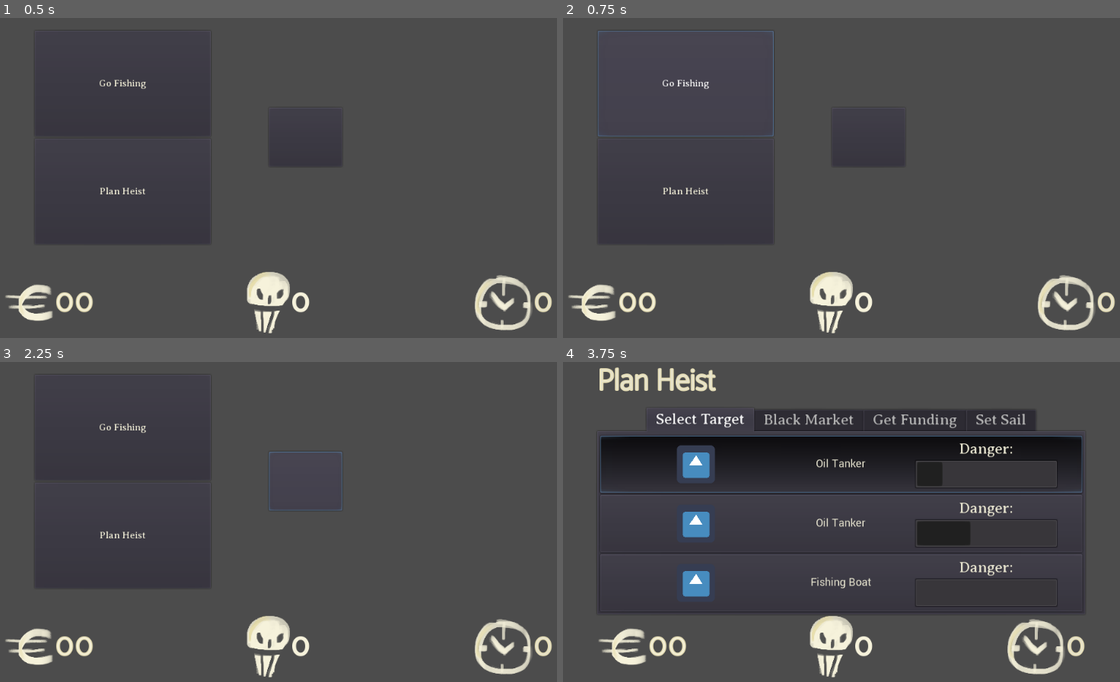
Above: before the commit, frames 1-4 (two rows, left to right).
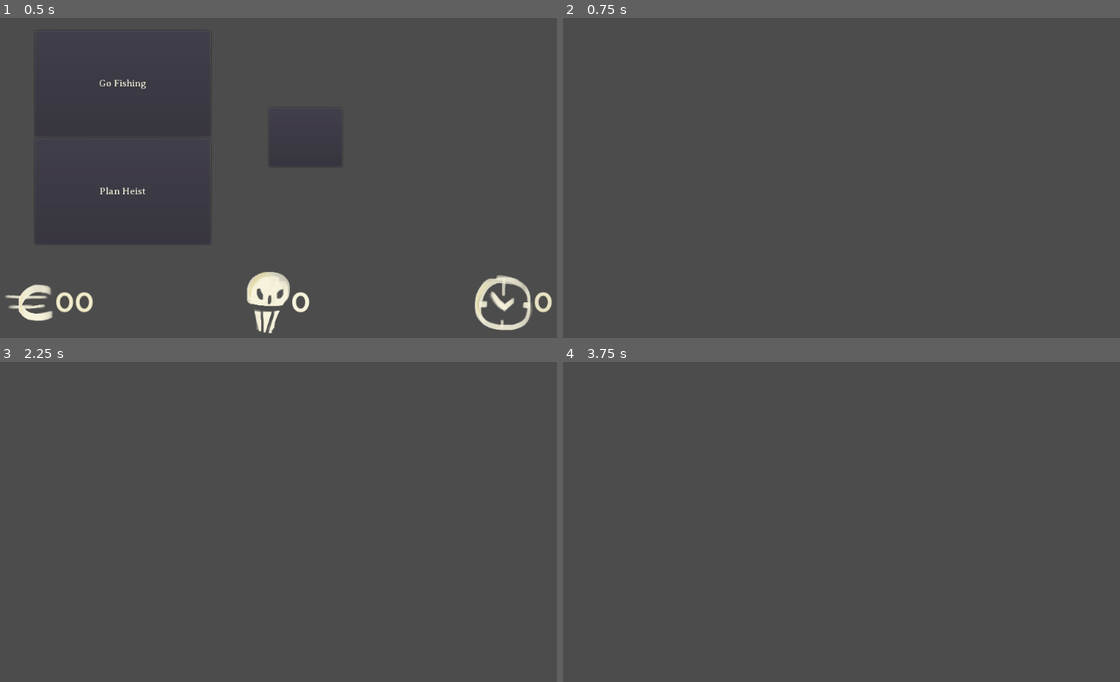
Above: after the commit, the same moments.

Repository: maksutheam/Bird-rates
Game: Godot game, scene res://Main.tscn
The game is run twice, just before and just after one commit, with the same random seed, the same clock (stepped at 60 frames per second) and the same inputs. The project has no main scene, so this scene is started directly. The engine's default icon, where the game draws it, is replaced by a stand-in: a white triangle on a blue panel in a dark square.
Inputs (mouse positions are in pixels of both pictures, inside the frame that each line leads up to):
- Up to frame 1 (0.5 s): no input
- Up to frame 2 (0.75 s): click "Go Fishing" at 0.5 s
- Up to frame 3 (2.25 s): click (122, 426) at 1.25 s, where only the run before the commit has a clickable "Go Fishing"; click (306, 480) at 2.02 s
- Up to frame 4 (3.75 s): click (685, 534) at 2.75 s, where only the run before the commit has a clickable "Plan Heist"; click (841, 464) at 3.5 s, where only the run before the commit has a clickable "Select a target before settin…"

Frame 1 is identical in both runs. In frame 2, 2.9% of the frame differs, in the area x 0-100%, y 4-99%; in frame 3, 2.7%; in frame 4, 24%, in the area x 6-94%, y 1-99%.

Commit message:
stuff lmao

Diff:
--- a/Ocean/Main.gd
+++ b/Ocean/Main.gd
@@ -5,13 +5,14 @@
 onready var fishing_button = $UI/PortHUD/Buttons/FishButton
 
 export(PackedScene) var plan_heist
+export(PackedScene) var fishing
 
 # Called when the node enters the scene tree for the first time.
 func _ready():
 	pass
 
 func _on_FishButton_pressed():
-	pass
+	get_tree().change_scene_to(fishing)
 
 func _on_HeistButton_pressed():
 	get_tree().change_scene_to(plan_heist)
--- a/Ocean/Main.tscn
+++ b/Ocean/Main.tscn
@@ -1,13 +1,15 @@
-[gd_scene load_steps=5 format=2]
+[gd_scene load_steps=6 format=2]
 
 [ext_resource path="res://Main.gd" type="Script" id=1]
 [ext_resource path="res://cool_theme.tres" type="Theme" id=2]
 [ext_resource path="res://MainUI.tscn" type="PackedScene" id=3]
 [ext_resource path="res://HeistPlan.tscn" type="PackedScene" id=4]
+[ext_resource path="res://Fishing.tscn" type="PackedScene" id=5]
 
 [node name="Port" type="Node2D"]
 script = ExtResource( 1 )
 plan_heist = ExtResource( 4 )
+fishing = ExtResource( 5 )
 
 [node name="UI" type="CanvasLayer" parent="."]
 layer = 2
--- a/Ocean/Negotiation.gd
+++ b/Ocean/Negotiation.gd
@@ -18,7 +18,7 @@
 onready var patience = $Offeree/HBoxContainer/Portrait/Patience/PatienceBar
 
 var player_offer_percent := 0
-var player_investment := 0
+var player_investment: int = 0
 
 var min_share := 0 #min % the investor is fine with getting
 var max_investment := 0 # max € the investor can give to the player
@@ -28,6 +28,7 @@
 var max_ransom := 0 #max € the ship owner can give to the player when holding for ransom
 
 var max_patience := 3 #how much the player can ask before they give up
+
 
 enum States {INVEST, NEGOTITATE, HOSTAGE}
 export var current_state: int
@@ -85,27 +86,32 @@
 			patience.visible = true
 			budget_label.text = "I need this much:"
 			share_comment.text = "I'll give you this % of the loot:"
+			dialog = "So, which ship are you boarding exactly?"
 		1:#Negotiate
 			budget.visible = false
 			share.visible = true
 			back_button.visible = true
 			patience.visible = true
 			share_comment.text = "Hand over this % of the loot, and nobody gets hurt:"
+			dialog = "How much to leave us alone?"
 		2:#Hostage
 			budget.visible = true
 			share.visible = false
 			back_button.visible = true
 			patience.visible = false
 			budget_label.text = "Give me this much € and you get your boat and crew back:"
+			dialog = "How much for you to give my crew back?"
 
 
 func calculate_offers():
-	pass
+	min_share = (randi() % 50 + 1) - (global.crnt_target_danger * 2) #int from 1 to 50 minus danger
+	max_investment = (global.crnt_target_danger + 9)
+	max_robbery = (global.crnt_target_danger + global.danger)
 
 
 func _on_OfferButton_pressed():
 	player_offer_percent = share_bar.value
-	player_investment = budget_amount
+	player_investment = budget_amount.value
 	if current_state == 3:
 		global.food -= global.allies
 	check_offer()
--- a/Ocean/Negotiation.tscn
+++ b/Ocean/Negotiation.tscn
@@ -71,6 +71,7 @@
 size_flags_horizontal = 14
 size_flags_vertical = 3
 min_value = 1.0
+max_value = 99.0
 value = 1.0
 align = 1
 suffix = "00"
--- /dev/null
+++ b/Ocean/ResultsScreen.tscn
@@ -0,0 +1,3 @@
+[gd_scene format=2]
+
+[node name="ResultsScreen" type="Node2D"]
--- a/Ocean/Sea.tscn
+++ b/Ocean/Sea.tscn
@@ -15,6 +15,7 @@
 [ext_resource path="res://BattleScreen.gd" type="Script" id=13]
 [ext_resource path="res://SeaUI.gd" type="Script" id=14]
 [ext_resource path="res://SelectedTarget.tscn" type="PackedScene" id=15]
+[ext_resource path="res://ResultsScreen.tscn" type="PackedScene" id=16]
 
 [node name="Sea" type="Node2D"]
 
@@ -119,6 +120,7 @@
 __meta__ = {
 "_edit_use_anchors_": false
 }
+results = ExtResource( 16 )
 
 [node name="Negotiation" parent="SeaUI" instance=ExtResource( 9 )]
 visible = false
@@ -184,27 +186,27 @@
 
 [node name="Fighters" type="HBoxContainer" parent="SeaUI/BattleScreen"]
 margin_right = 905.0
-margin_bottom = 312.0
+margin_bottom = 341.0
 size_flags_vertical = 3
 
 [node name="Player" parent="SeaUI/BattleScreen/Fighters" instance=ExtResource( 10 )]
-margin_bottom = 312.0
+margin_bottom = 341.0
 
 [node name="Container" type="CenterContainer" parent="SeaUI/BattleScreen/Fighters"]
 margin_left = 303.0
 margin_right = 602.0
-margin_bottom = 312.0
+margin_bottom = 341.0
 size_flags_horizontal = 3
 
 [node name="Enemy" parent="SeaUI/BattleScreen/Fighters" instance=ExtResource( 10 )]
 margin_left = 606.0
 margin_right = 905.0
-margin_bottom = 312.0
+margin_bottom = 341.0
 color = Color( 0.0705882, 0.176471, 0.329412, 1 )
 is_player = false
 
 [node name="Buttons" type="VBoxContainer" parent="SeaUI/BattleScreen"]
-margin_top = 316.0
+margin_top = 345.0
 margin_right = 905.0
 margin_bottom = 485.0
 size_flags_horizontal = 3
@@ -254,19 +256,15 @@
 margin_top = 86.0
 margin_right = 905.0
 margin_bottom = 111.0
+size_flags_vertical = 3
 text = "Fight"
 
 [node name="NegotiateButton" type="Button" parent="SeaUI/BattleScreen/Buttons"]
 margin_top = 115.0
 margin_right = 905.0
 margin_bottom = 140.0
+size_flags_vertical = 3
 text = "Negotiate"
-
-[node name="LeaveButton" type="Button" parent="SeaUI/BattleScreen/Buttons"]
-margin_top = 144.0
-margin_right = 905.0
-margin_bottom = 169.0
-text = "Leave"
 
 [node name="SelectedTarget" parent="SeaUI/BattleScreen" instance=ExtResource( 15 )]
 
--- a/Ocean/SeaUI.gd
+++ b/Ocean/SeaUI.gd
@@ -4,8 +4,8 @@
 onready var negotiation = $Negotiation
 onready var battle = $BattleScreen
 onready var battle_won = $BattleWonScreen
-onready var target_ship = $TargetShip
 
+export(PackedScene) var results
 
 
 func _ready():
@@ -38,7 +38,7 @@
 
 
 func _on_Loot_pressed():
-	pass # Replace with function body.
+	get_tree().change_scene_to(results)
 
 
 func _on_Ransom_pressed():
--- a/Ocean/SelectedTarget.tscn
+++ b/Ocean/SelectedTarget.tscn
@@ -1,6 +1,3 @@
-[gd_scene load_steps=2 format=2]
-
-[ext_resource path="res://SelectedTarget.gd" type="Script" id=1]
+[gd_scene format=2]
 
 [node name="SelectedTarget" type="Node"]
-script = ExtResource( 1 )
--- a/Ocean/TargetButton.gd
+++ b/Ocean/TargetButton.gd
@@ -6,15 +6,13 @@
 onready var target_danger_bar = $HBoxContainer/VBoxContainer/DangerBar
 onready var select_ship = $SelectShip
 onready var target = $TargetShip
-onready var selected_target = $SelectedTarget
 
 export var show_current_target := false
 
 func _ready():
 	if show_current_target:
-		if selected_target.target == null:
-			target_info_container.hide()
-			select_ship.show()
+		target_info_container.hide()
+		select_ship.show()
 	else:
 		target.make_new_target()
 		target_name_label.text = target.ship_type
@@ -22,13 +20,15 @@
 
 func _process(delta):
 	# Updates when player selects target
-	if not selected_target.target == null and show_current_target:
+	if show_current_target and global.target_selected:
 		select_ship.hide()
 		target_info_container.show()
-		target_name_label.text = selected_target.target.ship_type
-		target_danger_bar.value = selected_target.target.danger
+		target_name_label.text = global.crnt_target_name
+		target_danger_bar.value = global.crnt_target_danger
 
 func _on_TargetButton_pressed():
-	selected_target.set_target(target)
-	print_debug(selected_target.target)
-	print_debug(selected_target.target.danger)
+	global.target_selected = true
+	global.crnt_target_danger = target.danger
+	global.crnt_target_name = target.ship_type
+	print_debug(global.crnt_target_name)
+	print_debug(global.crnt_target_danger)
--- a/Ocean/TargetButton.tscn
+++ b/Ocean/TargetButton.tscn
@@ -6,7 +6,6 @@
 [ext_resource path="res://Small_UI.tres" type="DynamicFont" id=4]
 [ext_resource path="res://TargetButton.gd" type="Script" id=5]
 [ext_resource path="res://target_ship.gd" type="Script" id=6]
-[ext_resource path="res://SelectedTarget.tscn" type="PackedScene" id=7]
 
 [sub_resource type="ButtonGroup" id=1]
 resource_name = "TargetGroup"
@@ -90,8 +89,6 @@
 "_edit_use_anchors_": false
 }
 
-[node name="SelectedTarget" parent="." instance=ExtResource( 7 )]
-
 [node name="TargetShip" type="Node" parent="."]
 script = ExtResource( 6 )
 
--- a/Ocean/global.gd
+++ b/Ocean/global.gd
@@ -1,9 +1,9 @@
 extends Node
 
 
-var money := 0
+var money := 0 # players money
 
-var danger := 0
+var danger := 0 # players danger-level
 var max_danger := 3
 var min_danger := 0
 
@@ -19,6 +19,18 @@
 var current_target: TargetShip = TargetShip.new()
 
 #weird hack but whatever lmao
+var target_selected := false
+
 var crnt_target_danger = current_target.danger
 var crnt_target_id = current_target.id
 var crnt_target_name = current_target.name
+
+func next_day():
+	day += 1
+	food -= 1
+	if food == 1:
+		#Älä anna pelaajan odottaa lunnaita neuvottelussa
+		pass
+	if food <= 0:
+		# Häviä peli
+		pass
Not shown: 1 places in Ocean/Sea.tscn that only renumber resources
Not shown: 1 places in Ocean/TargetButton.tscn that only renumber resources
Renamed: Ocean/biraatti.png -> Ocean/biraddi.png
Not shown, changed: Ocean/biraddi.png.import
